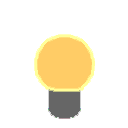
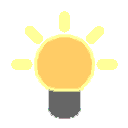
The second 128px x 128px image is a revision of the first. Changes to its layers:
painted on "Hintergrund Kopie" over (11, 11, 118, 70)
